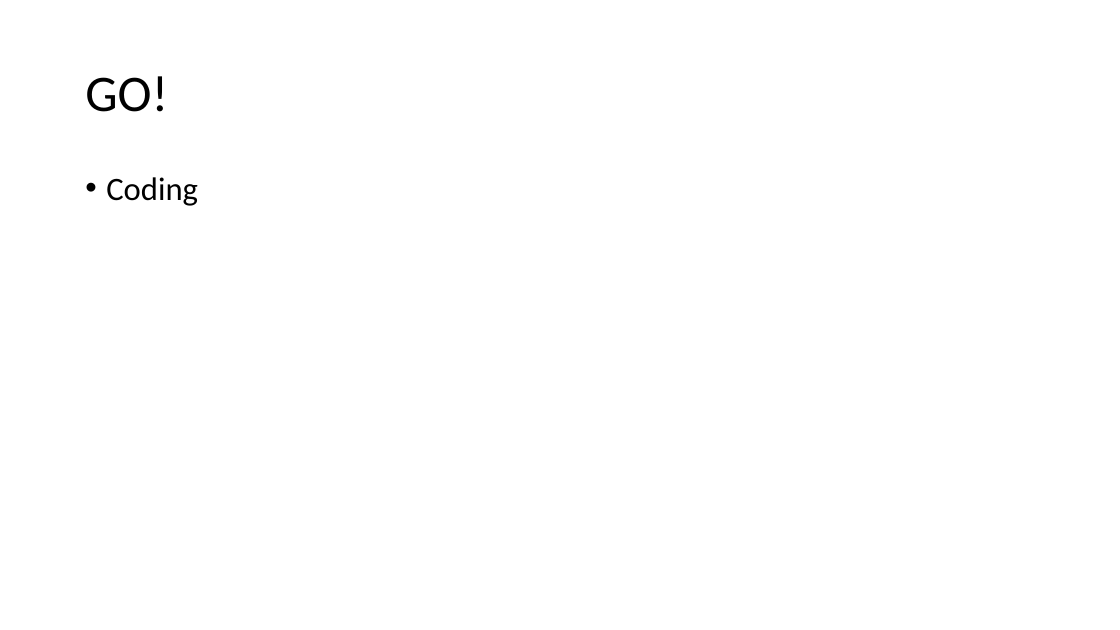
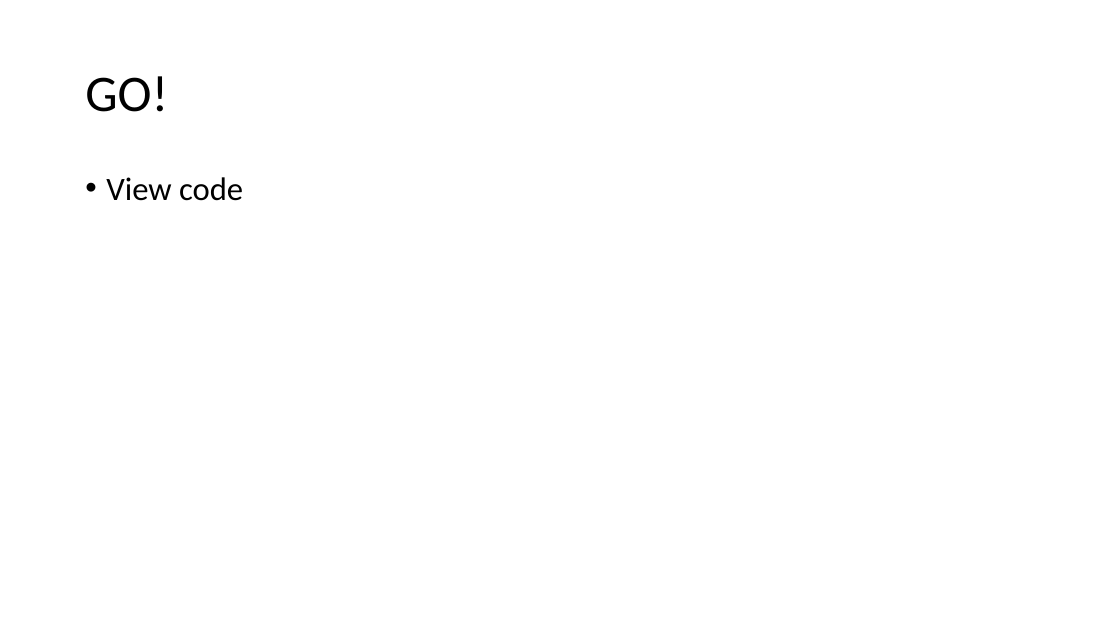
Before and after one commit to codebryanc/ionicBizagi, a slide deck: slide 3 of Step 12 - Angular/Presentación14.pptx (slide 4 before the commit). Drawn at 1120x630 pixels with LibreOffice and Linux fonts; fonts in the diff are those of the drawing. Boxes give left, top, right and bottom in pixels: in the first picture for what was removed or moved away, otherwise in the second. Text is boxed around its words. In the diff, an @@ line names an element or a change of style, - is before the commit and + after.

```diff
--- a/Step 12 - Angular/Presentación14.pptx
+++ b/Step 12 - Angular/Presentación14.pptx
@@ text at [106,177,243,201]: text changed @@
-• Coding
+• View code
```
Also in this commit, not shown: 1 slide added, 2 slides removed, 1 other file.
